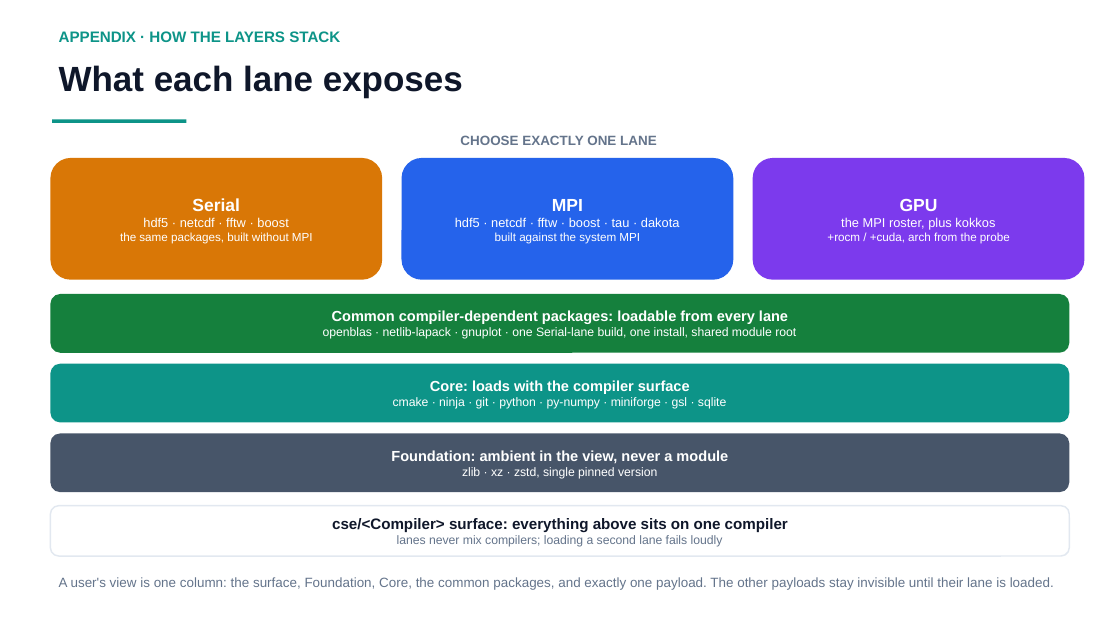
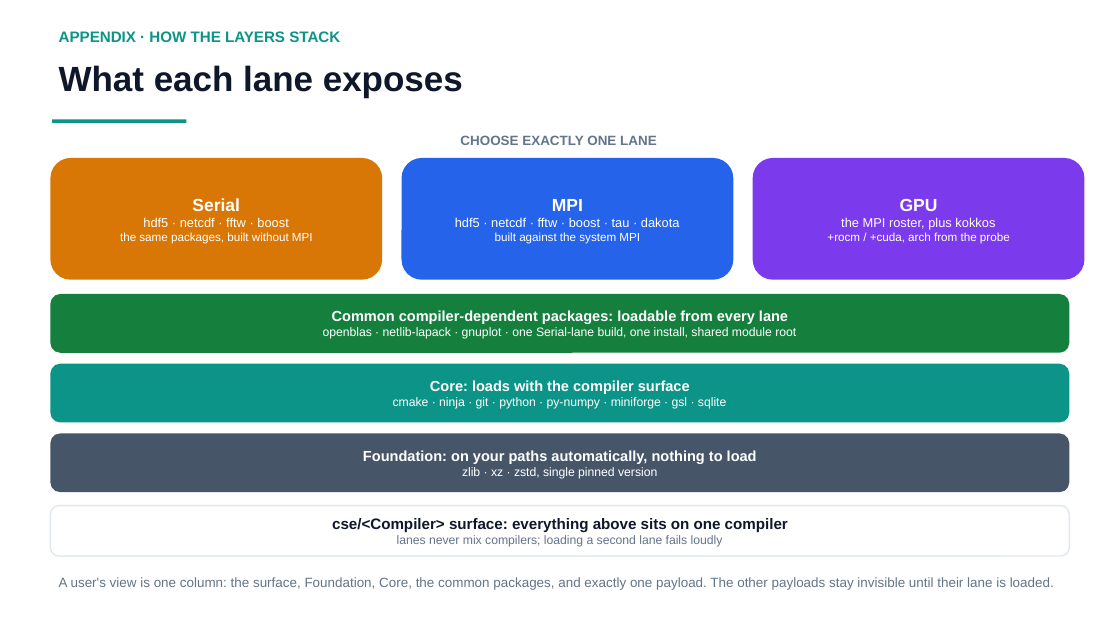
Before and after one commit to ray12514/stack-planning, a slide deck: slide 9 of presentations/cse_lanes_model.pptx. Drawn at 1120x630 pixels with LibreOffice and Linux fonts; fonts in the diff are those of the drawing. Boxes give left, top, right and bottom in pixels: in the first picture for what was removed or moved away, otherwise in the second. Text is boxed around its words. In the diff, an @@ line names an element or a change of style, - is before the commit and + after.

Commit message:
Say what Foundation does in plain words
"Ambient in the view" is insider shorthand. The SOP now says what
actually happens: loading the compiler surface puts the view's bin,
include, and lib directories on the search paths, so foundation
libraries are found automatically at compile and run time, with no
module to load. Deck bands and boxes updated to "on your paths
automatically, nothing to load".

```diff
--- a/presentations/cse_lanes_model.pptx
+++ b/presentations/cse_lanes_model.pptx
@@ text in rounded rectangle at [363,450,757,464]: text changed @@
-Foundation: ambient in the view, never a module
+Foundation: on your paths automatically, nothing to load
```
Also in this commit, not shown: 3 other slides changed, 2 other files.
